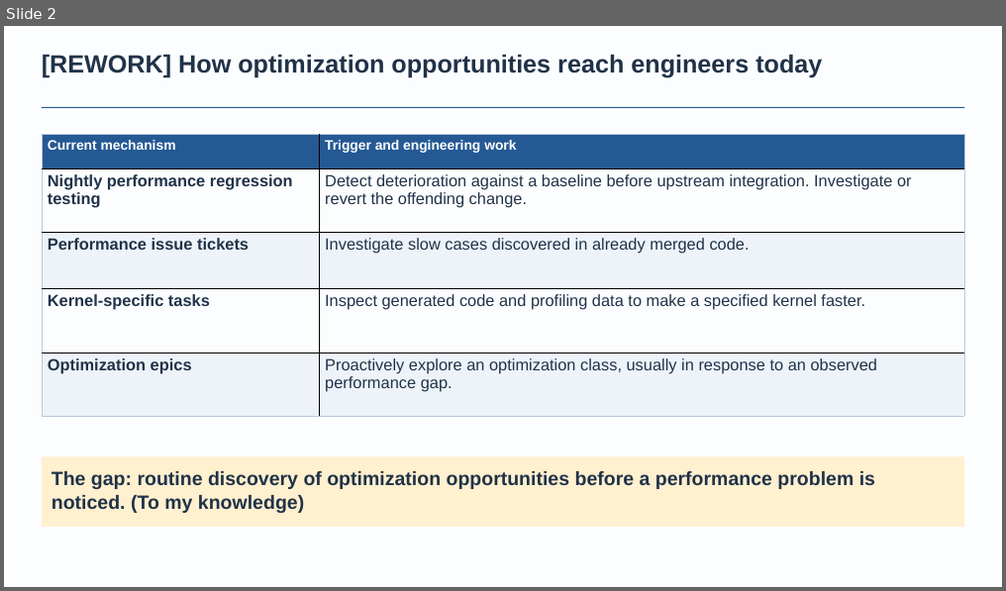
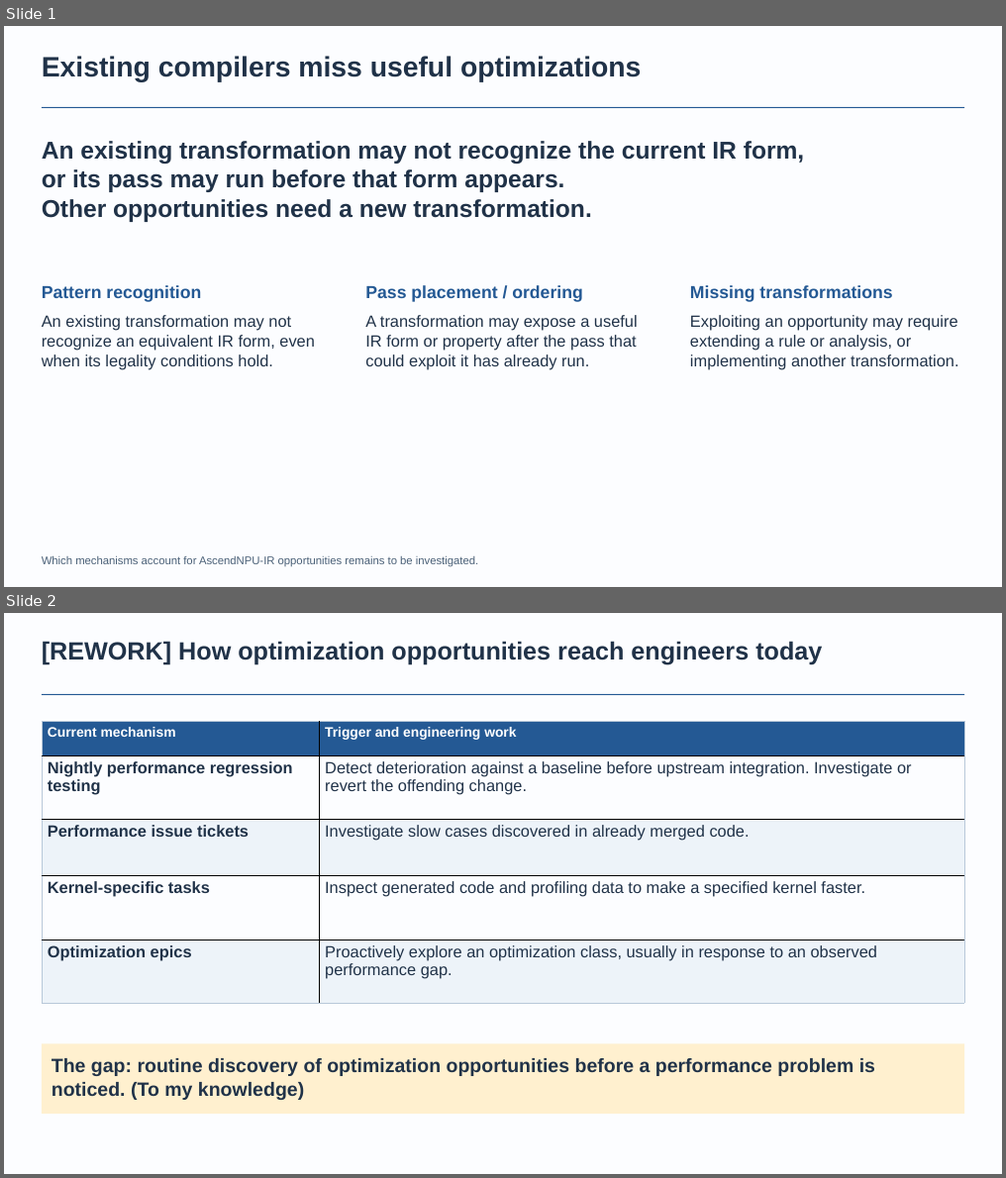
Before and after one commit to BonZirka/ascend-npu-optimization-research, a slide deck: output/ascend-optimization-pitch/ascend-optimization-technical.pptx. Shown one above the other, each under a label of ours: slide 2 before the commit, slides 1 and 2 after it. The pictures are 1006x591 and 1006x1178 pixels, drawn with LibreOffice and Linux fonts; fonts in the diff are those of the drawing. Boxes give left, top, right and bottom in pixels: in the first picture for what was removed or moved away, otherwise in the second. Text is boxed around its words. In the diff, an @@ line names an element or a change of style, - is before the commit and + after.

Commit message:
Rewrite slide one as a problem-only opening
Apply the reviewed wording for pattern recognition, pass placement and missing transformations. Remove the premature search method, retain the Ascend qualification, and preserve all other slides unchanged.

```diff
--- a/output/ascend-optimization-pitch/ascend-optimization-technical.pptx
+++ b/output/ascend-optimization-pitch/ascend-optimization-technical.pptx
@@ slide 1 added at box(4, 26, 1002, 587), background #FCFDFF @@
@@ text added at box(42, 56, 641, 81), 33.8 pt, text #203248, bold @@
+Existing compilers miss useful optimizations
@@ rectangle added at box(41, 107, 964, 107), fill #245994 @@
@@ text added at box(42, 141, 804, 222), 29.2 pt, text #203248, bold @@
+An existing transformation may not recognize the current IR form,
+or its pass may run before that form appears.
+Other opportunities need a new transformation.
@@ text added at box(42, 285, 201, 302), 21 pt, text #245994, bold @@
+Pattern recognition
@@ text added at box(365, 285, 582, 302), 21 pt, text #245994, bold @@
+Pass placement / ordering
@@ text added at box(690, 285, 892, 302), 21 pt, text #245994, bold @@
+Missing transformations
@@ text added at box(42, 315, 315, 370), 19.5 pt, text #203248 @@
+An existing transformation may not recognize an equivalent IR form, even when its legality conditions hold.
@@ text added at box(365, 315, 638, 370), 19.5 pt, text #203248 @@
+A transformation may expose a useful IR form or property after the pass that could exploit it has already run.
@@ text added at box(690, 315, 958, 370), 19.5 pt, text #203248 @@
+Exploiting an opportunity may require extending a rule or analysis, or implementing another transformation.
@@ text added at box(42, 557, 478, 568), 13.5 pt, text #4B6178 @@
+Which mechanisms account for AscendNPU-IR opportunities remains to be investigated.
```
Also in this commit, not shown: 1 slide removed, 4 other files.
